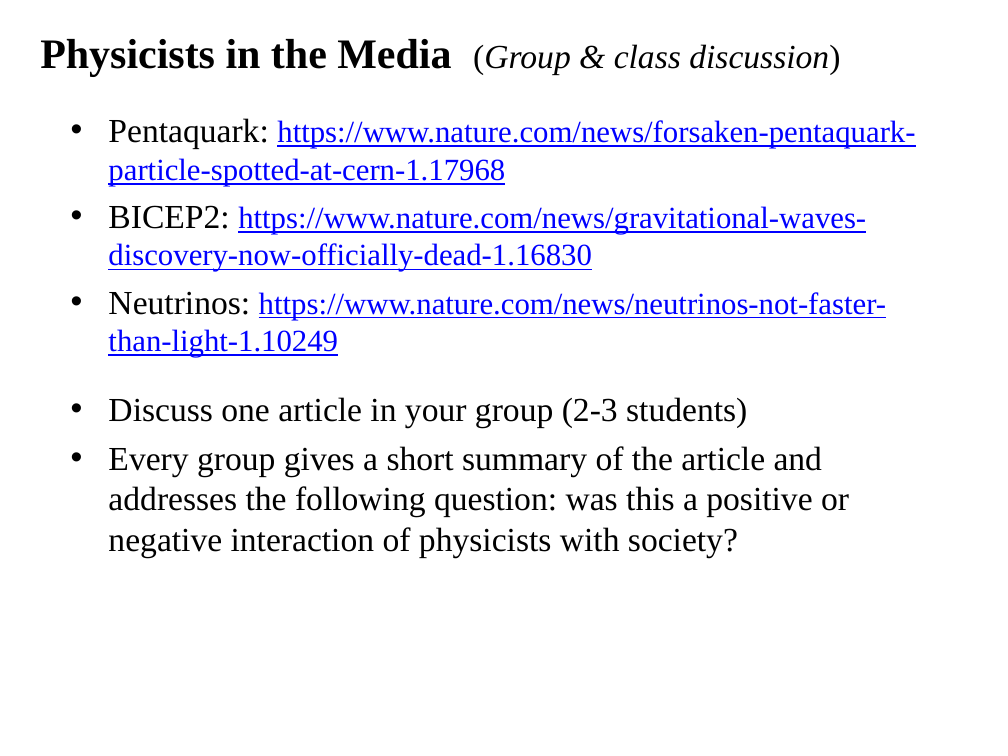
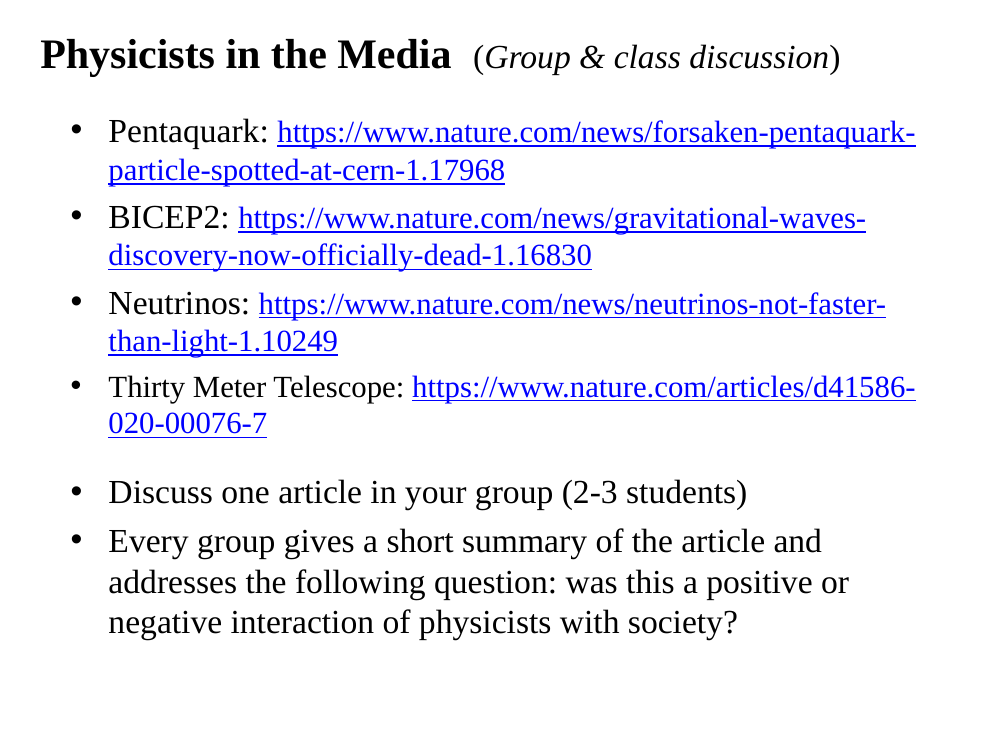
Before and after one commit to ajvanderhorst/PhysicsCapstoneGW, a slide deck: slide 3 of Topics/Slides/ClassCommunity1Society.pptx. Drawn at 1008x756 pixels with LibreOffice and Linux fonts; fonts in the diff are those of the drawing. Boxes give left, top, right and bottom in pixels: in the first picture for what was removed or moved away, otherwise in the second. Text is boxed around its words. In the diff, an @@ line names an element or a change of style, - is before the commit and + after.

```diff
--- a/Topics/Slides/ClassCommunity1Society.pptx
+++ b/Topics/Slides/ClassCommunity1Society.pptx
@@ text at bbox=[108, 375, 915, 438]: paragraph added @@
+• Thirty Meter Telescope: https://www.nature.com/articles/d41586-020-00076-7
```
Also in this commit, not shown: 2 other files.
